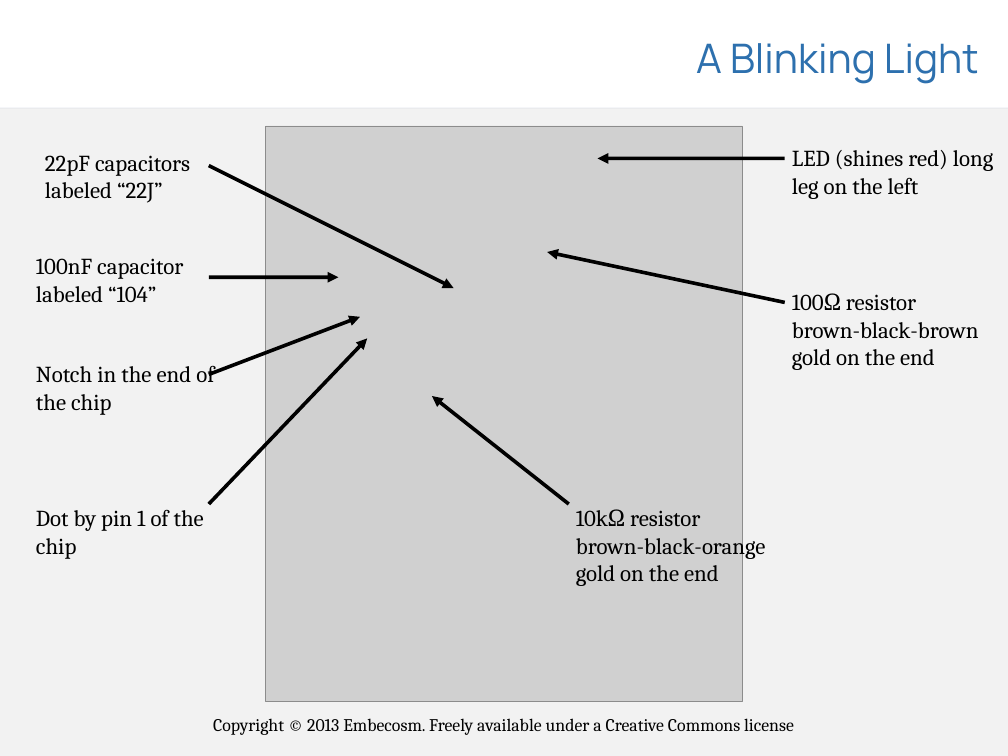
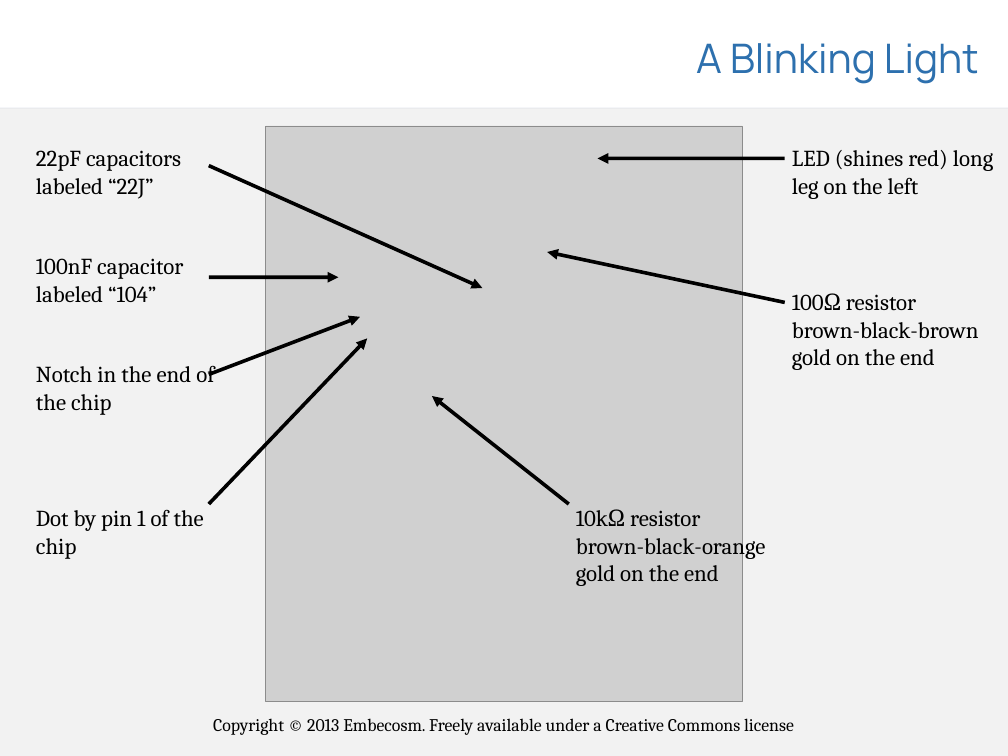
Before and after one commit to embecosm/shrimp-pov, a slide deck: slide 4 of presentations/shrimp-pov.odp. Drawn at 1008x756 pixels with LibreOffice and Linux fonts; fonts in the diff are those of the drawing; grey boxes stand for pictures; background and template pictures are left out. Boxes give left, top, right and bottom in pixels: in the first picture for what was removed or moved away, otherwise in the second. Text is boxed around its words. In the diff, an @@ line names an element or a change of style, - is before the commit and + after.

Commit message:
Work in progress.
	* images/minimal-shrimp-pov-circuit.svg: Corrected position of
	capacitor.
	* presentations/shrimp-pov.odp: Updated after trial run.

```diff
--- a/presentations/shrimp-pov.odp
+++ b/presentations/shrimp-pov.odp
@@ text "22pF capacitors" moved from (x1=45, y1=155, x2=190, y2=203) to (x1=36, y1=150, x2=181, y2=199) @@
@@ arrow moved from (209, 166) - (454, 288) to (209, 166) - (483, 288) @@
```
Also in this commit, not shown: 3 other slides changed, 2 other files.
